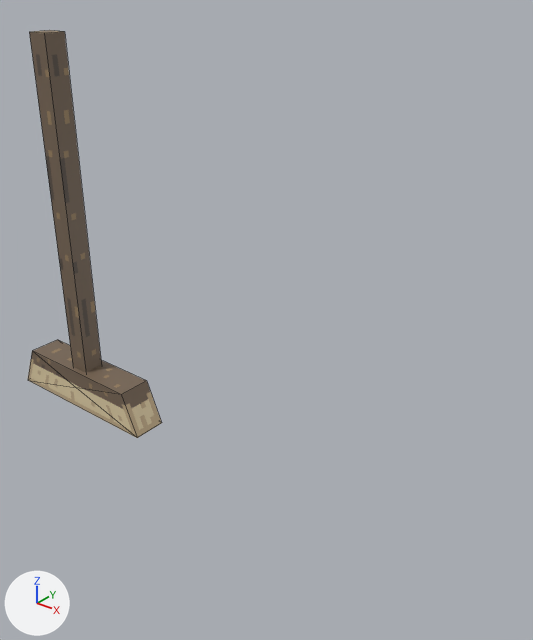
One commit to the Blender file SrcAssets/models.blend: the scene before it, then after it.
Rendered twice from a 50 mm lens placed at (3.16, -2.28, 2.37), pointed at (1.25, 0.11, 0.89). Arrows for +X, +Y and +Z are at lower left; the lights stay in place. Mesh edges are drawn as thin lines.

Objects in the first picture: 'Broom'.
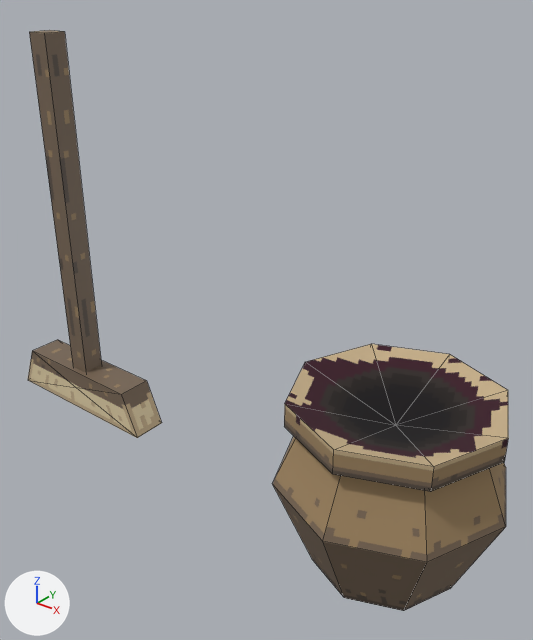
The newer file is also turned or shifted as a whole; pictures and numbers use the older file's frame.

The edits, one by one:
Picture 'pot.png' (img_pot_png) is new.
Material 'Material.001' (mat_material_001) is new.
Its texture is img_pot_png.
Its roughness is 1.0.
Mesh me_cylinder is new.
It has 41 vertices, 41 faces and spans x -0.5..0.5, y -0.5..0.5, z 0.0..0.819.
It uses material mat_material_001 (picture img_pot_png).
Object 'Pot' (ob_pot) is new; it shows me_cylinder.
Its location is (2.0, 0.0, 0.0).

Boxes (x1, y1, x2, y2) around the edits, measured in the pictures (533 x 640 px):
'Pot', added (brown): after (273, 344, 508, 611)
